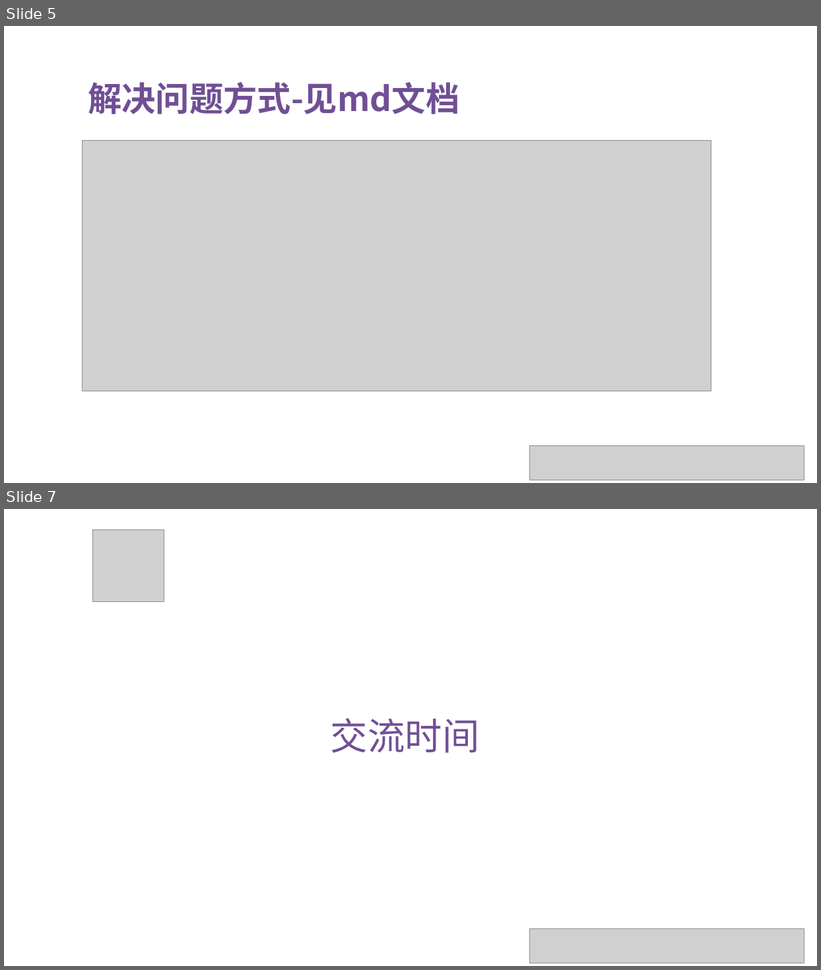
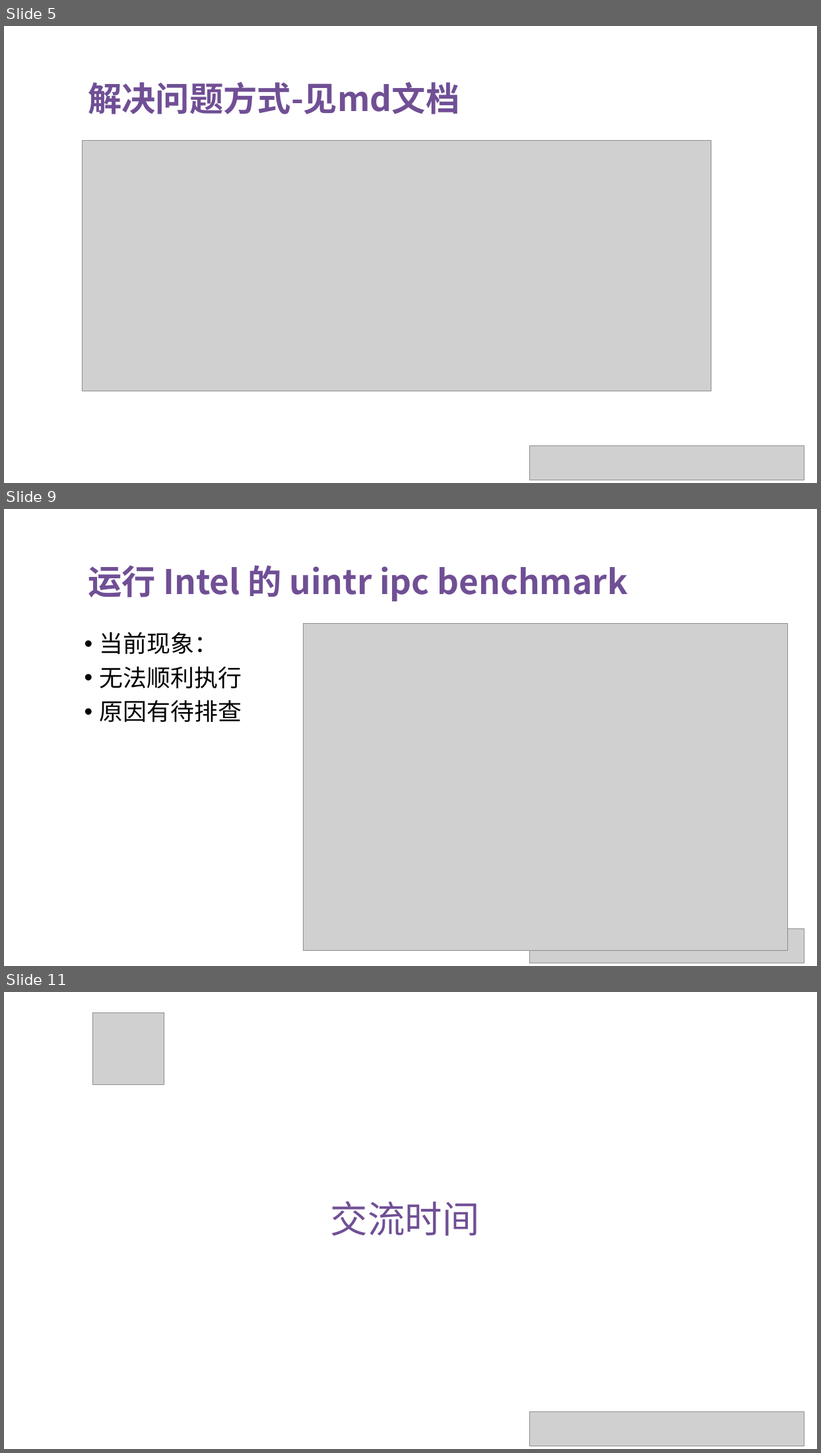
Before and after one commit to OS-F-4/usr-intr, a slide deck: ppt/2022-5-28.pptx. Shown one above the other, each under a label of ours: slides 5 and 7 before the commit, slides 5, 9 and 11 after it; the slides between them are not shown. The pictures are 821x970 and 821x1453 pixels, drawn with LibreOffice and Linux fonts; fonts in the diff are those of the drawing; grey boxes stand for pictures. Boxes give left, top, right and bottom in pixels: in the first picture for what was removed or moved away, otherwise in the second. Text is boxed around its words. In the diff, an @@ line names an element or a change of style, - is before the commit and + after.

```diff
--- a/ppt/2022-5-28.pptx
+++ b/ppt/2022-5-28.pptx
@@ slide 9 added at box(4, 509, 817, 966), background #FFFFFF @@
@@ text added at box(88, 565, 628, 601), 40 pt, text #704F95, bold @@
+运行 Intel 的 uintr ipc benchmark
@@ picture added at box(304, 624, 788, 951) @@
@@ text added at box(100, 632, 242, 722), 28 pt, text #000000 @@
+• 当前现象：
+• 无法顺利执行
+• 原因有待排查
@@ picture added at box(530, 929, 805, 964) @@
@@ what was slide 7 is now slide 11 @@
```
Also in this commit, not shown: 2 slides changed, 3 other slides added, 1 other file.
